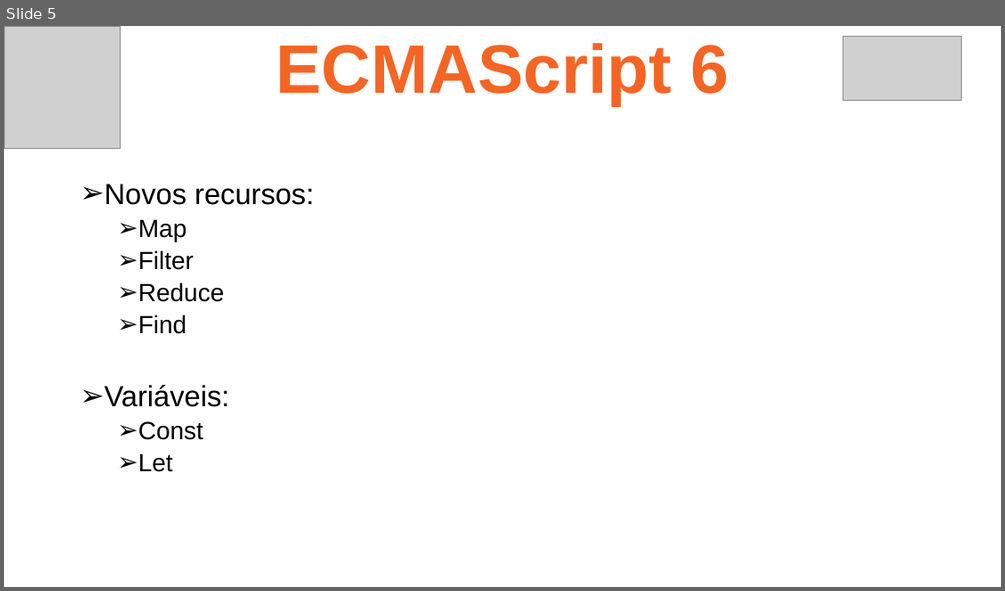
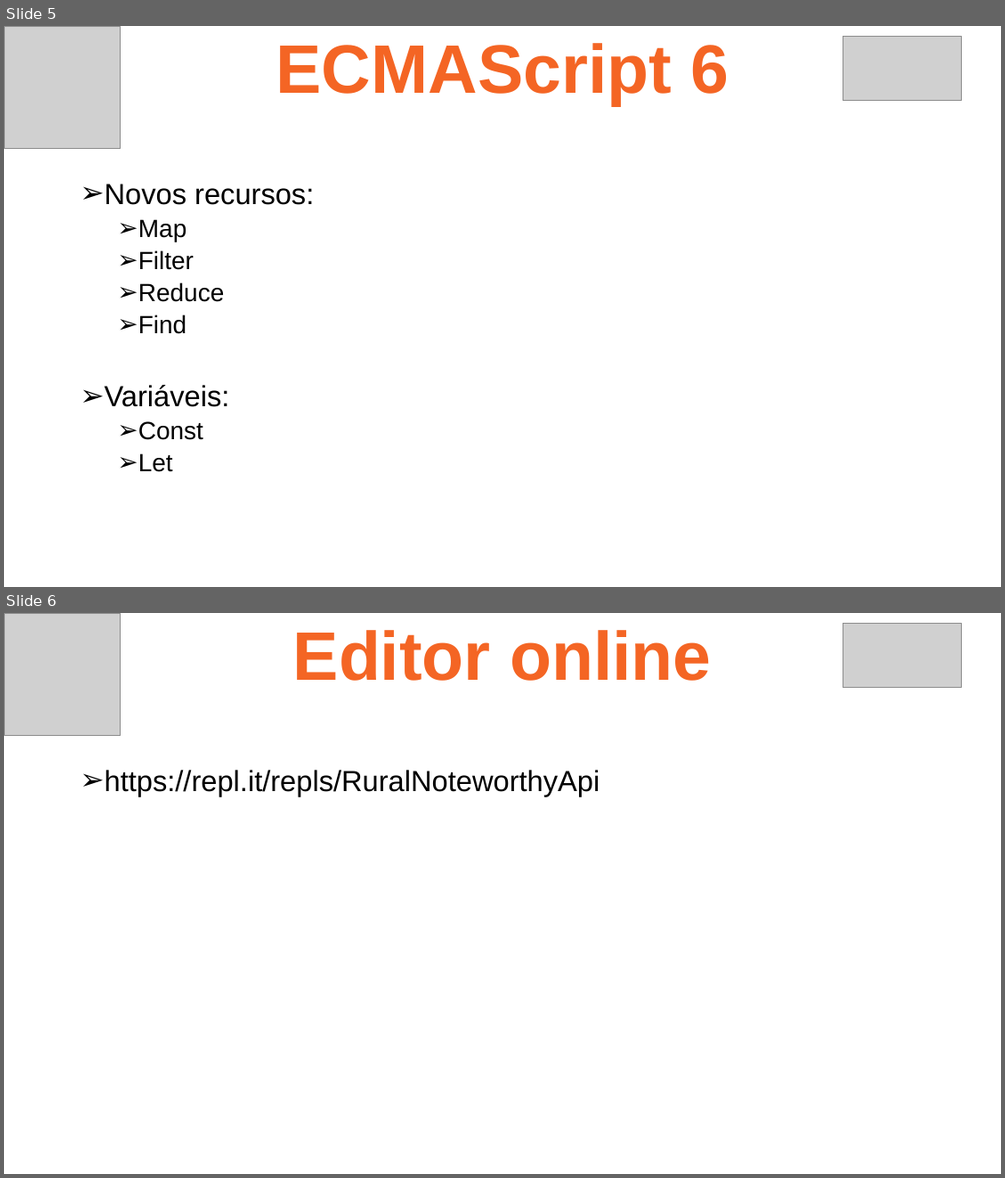
Before and after one commit to ruan4f/Treinamento_Node_React, a slide deck: material/ReactAula2.pptx. Shown one above the other, each under a label of ours: slide 5 before the commit, slides 5 and 6 after it. The pictures are 1005x591 and 1005x1178 pixels, drawn with LibreOffice and Linux fonts; fonts in the diff are those of the drawing; grey boxes stand for pictures. Boxes give left, top, right and bottom in pixels: in the first picture for what was removed or moved away, otherwise in the second. Text is boxed around its words. In the diff, an @@ line names an element or a change of style, - is before the commit and + after.

```diff
--- a/material/ReactAula2.pptx
+++ b/material/ReactAula2.pptx
@@ slide 6 added at <box>4,613,1001,1174</box>, background #FFFFFF @@
@@ picture added at <box>4,613,120,736</box> @@
@@ text added at <box>293,630,711,681</box>, 66 pt, text #F46524, bold @@
+Editor online
@@ picture added at <box>843,623,961,687</box> @@
@@ text added at <box>105,770,600,796</box>, 28 pt, text #000000 @@
+➢ https://repl.it/repls/RuralNoteworthyApi
```
Also in this commit, not shown: 5 other slides added, 2 other files.
